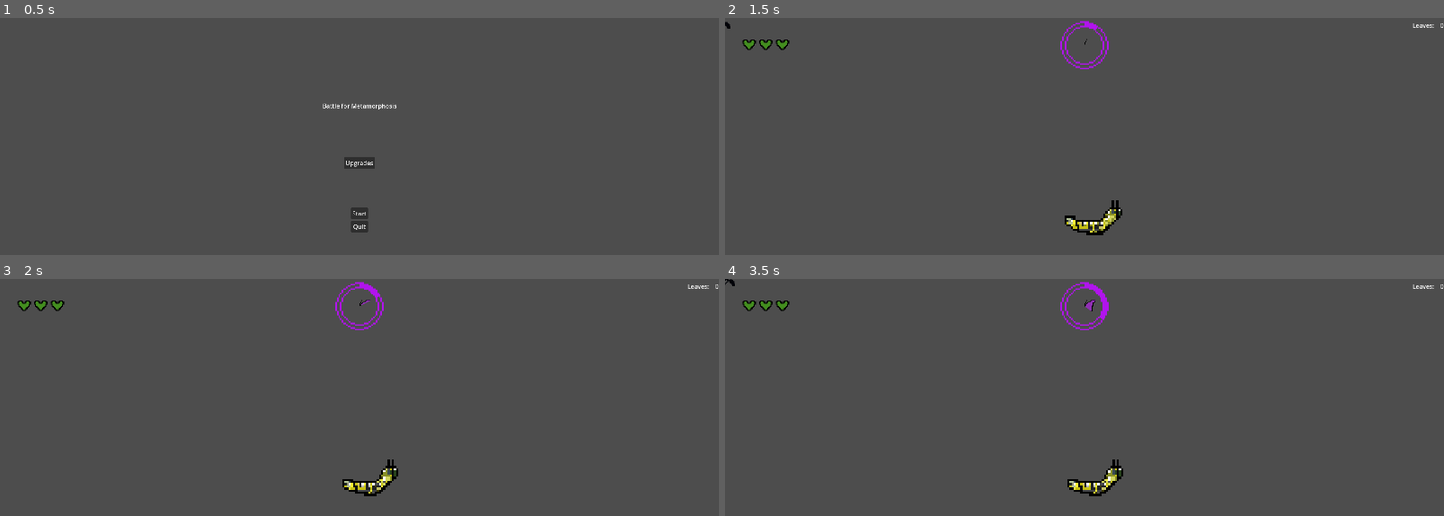
Above: before the commit, frames 1-4 (two rows, left to right).
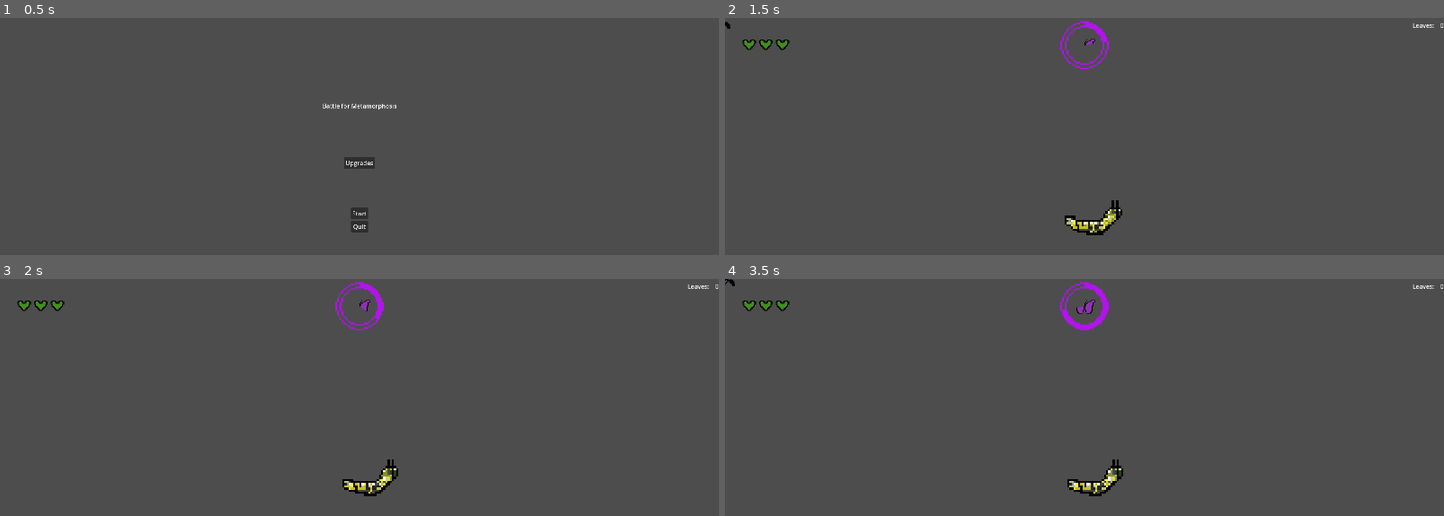
Above: after the commit, the same moments.

Repository: Armand-Alvarez/metamorphosis---jam-77
Game: Godot game, scene res://src/scenes/main.tscn
Same seed, same stepped clock (60 frames per second), same inputs: the game is played once before the commit and once after it.
Inputs (mouse positions are in pixels of both pictures, inside the frame that each line leads up to):
- Up to frame 1 (0.5 s): no input
- Up to frame 2 (1.5 s): click "Start" at 0.5 s; move the mouse to (1242, 200) at 1.27 s; hold D (move_right) from 1.28 s (still down); tap Space (spawn_mob) at 1.35 s
- Up to frame 3 (2 s): keep holding D (move_right)
- Up to frame 4 (3.5 s): move the mouse to (940, 501) at 2.02 s; release D (move_right) at 2.03 s; hold S (move_down) 2.03-2.78 s; click (940, 501) at 2.1 s; tap Space (spawn_mob) at 2.3, 2.85 s; move the mouse to (1156, 392) at 2.77 s; hold D (move_right) from 2.78 s (still down)

Frame 1 is identical in both runs. In frame 2, less than 0.1% of the frame differs, in the area x 50-54%, y 3-12%; in frame 3, less than 0.1%; in frame 4, 0.2%, in the area x 46-53%, y 11-22%.
Error after the commit: Invalid access to property or key 'butterfly_gone' on a base object of type 'Node (signal_bus.gd)'. (res://src/scripts/game.gd:32)

Commit message:
Made ult prog timer lower for testing; Adding enemies to Enemies Node2D now for easier manipulation; Added ult tracking; Added ult

Diff:
--- a/src/scenes/game.tscn
+++ b/src/scenes/game.tscn
@@ -11,6 +11,7 @@
 
 [node name="Game" type="Node"]
 script = ExtResource("1_h2th1")
+leaves = null
 
 [node name="GUICanvasLayer" type="CanvasLayer" parent="."]
 
@@ -76,10 +77,12 @@
 texture_progress = ExtResource("6_0y17f")
 
 [node name="UltProgressTimer" type="Timer" parent="."]
-wait_time = 0.2
+wait_time = 0.1
 autostart = true
 
-[node name="CharacterBody2D" parent="." instance=ExtResource("1_ftrwu")]
+[node name="Caterpillar" parent="." instance=ExtResource("1_ftrwu")]
 position = Vector2(960, 540)
 
+[node name="Enemies" type="Node2D" parent="."]
+
 [connection signal="timeout" from="UltProgressTimer" to="." method="_on_ult_progress_timer_timeout"]
--- a/src/scripts/game.gd
+++ b/src/scripts/game.gd
@@ -6,21 +6,30 @@
 	"black_ant": preload("res://src/scenes/enemies/mobs/black_ant.tscn")
 }
 @onready var leaf = preload("res://src/scenes/leaf.tscn")
+@onready var butterfly = preload("res://src/scenes/butterfly.tscn")
 @export var leaves: int = 0
+
+var can_ult: bool = false
+var ult_max: int = 40
+var ult_prog: int = 0
 
 
 func _ready() -> void:
 	_set_up_signal_bus_connections()
 	leaves = 0
+	ult_max = 40
 
 
 func _process(_delta: float) -> void:
 	_handle_input()
+	if ult_prog >= ult_max and get_node_or_null("./Butterfly") == null:
+		can_ult = true
 
 
 func _set_up_signal_bus_connections() -> void:
 	SignalBus.drop_leaves.connect(_on_leaves_dropped)
 	SignalBus.leaf_picked_up.connect(_on_leaf_picked_up)
+	SignalBus.butterfly_gone.connect(_on_butterfly_gone)
 
 
 func _on_leaf_picked_up() -> void:
@@ -28,6 +37,7 @@
 	for child in $GUICanvasLayer/UltProgress.get_children():
 		child.value += 1
 	$GUICanvasLayer/PanelContainer/HBoxContainer/LeavesCount.text = str(leaves)
+	ult_prog += 1
 
 
 func _on_leaves_dropped(amount: int, location: Vector2) -> void:
@@ -40,11 +50,48 @@
 func _on_ult_progress_timer_timeout() -> void:
 	for child in $GUICanvasLayer/UltProgress.get_children():
 		child.value += 1
+	ult_prog += 1
 
 
 func _handle_input() -> void:
 	if Input.is_action_just_pressed("spawn_mob"):
-		var random_marker = $CharacterBody2D/AIAttackPoints.get_children(true).pick_random()
+		var random_marker = $Caterpillar/AIAttackPoints.get_children(true).pick_random()
 		var mob = mobs.get("black_ant").instantiate()
 		mob.marker = random_marker
-		add_child(mob)
+		$Enemies.add_child(mob)
+	if Input.is_action_just_pressed("ultimate"):
+		use_ult()
+
+
+func use_ult() -> void:
+	if can_ult:
+		can_ult = false
+		var b = butterfly.instantiate()
+		b.position = $Caterpillar.position
+		enable_disable_caterpillar()
+		for enemy in $Enemies.get_children(false):
+			var random_marker = b.find_child("AIAttackPoints").get_children(true).pick_random()
+			enemy.marker = random_marker
+
+		add_child(b)
+		$Butterfly/Camera2D.make_current()
+		$Butterfly/Camera2D.reset_smoothing()
+
+
+func _on_butterfly_gone(position: Vector2) -> void:
+	$Caterpillar.position = $Butterfly.position
+	ult_prog = 0
+	for child in $GUICanvasLayer/UltProgress.get_children(true):
+		child.value = 0
+	enable_disable_caterpillar()
+	$Caterpillar/Camera2D.make_current()
+	$Caterpillar/Camera2D.reset_smoothing()
+	for enemy in $Enemies.get_children(false):
+		var random_marker = $Caterpillar/AIAttackPoints.get_children(true).pick_random()
+		enemy.marker = random_marker
+
+
+func enable_disable_caterpillar() -> void:
+	$Caterpillar/Hitbox.monitoring = !$Caterpillar/Hitbox.monitoring
+	$Caterpillar.visible = !$Caterpillar.visible
+	$Caterpillar.set_process(!$Caterpillar.is_processing())
